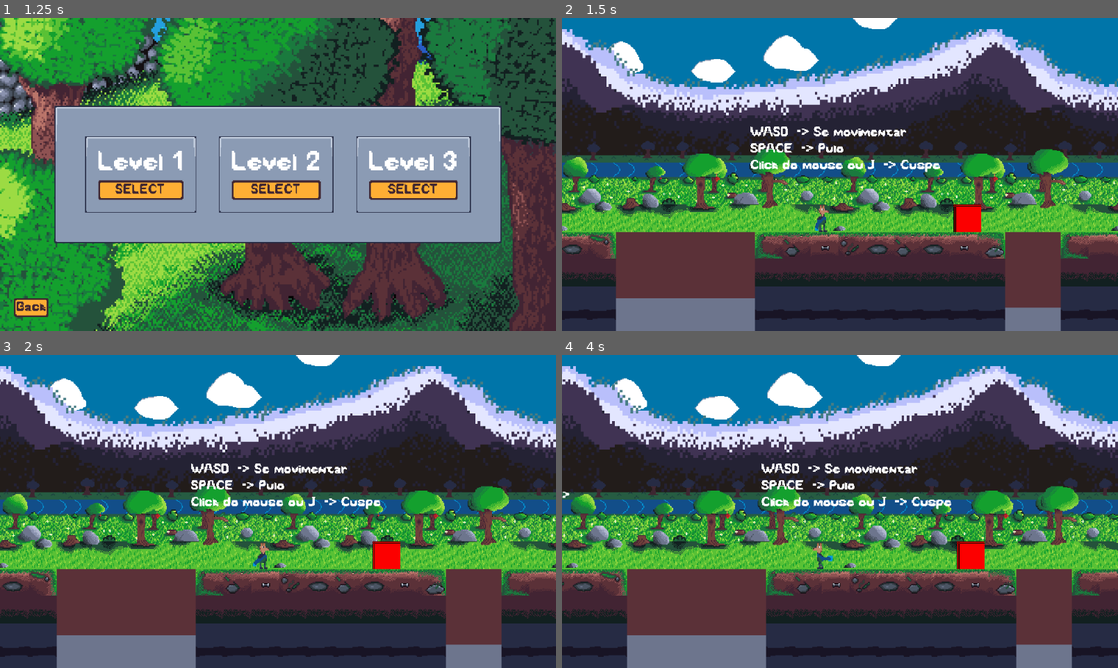
Above: before the commit, frames 1-4 (two rows, left to right).
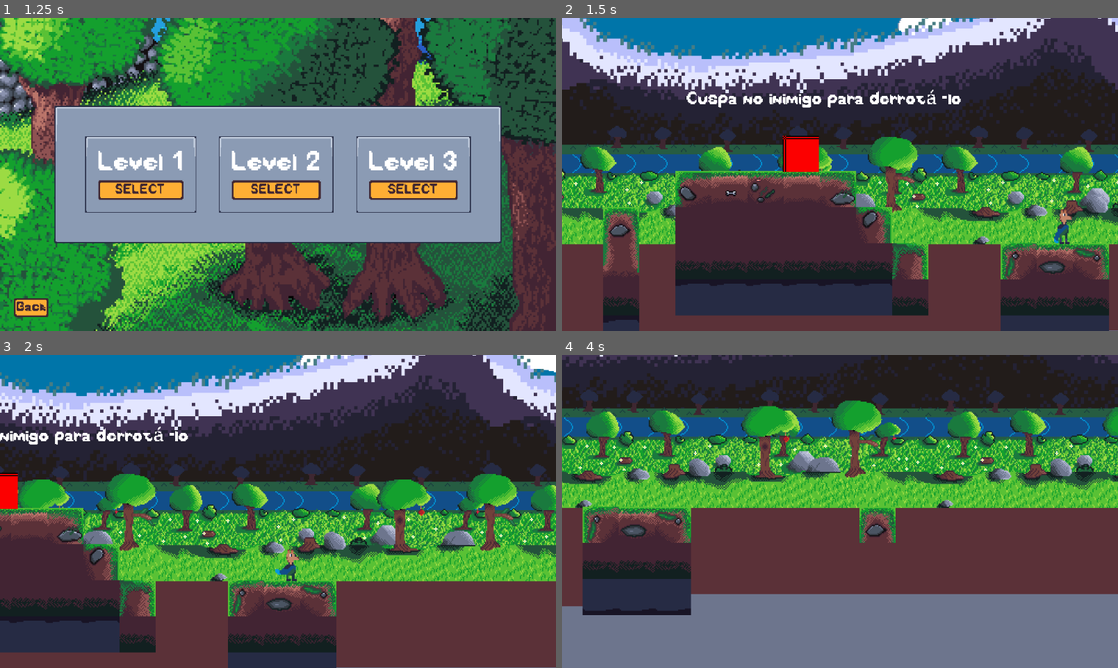
Above: after the commit, the same moments.

Repository: mendri/new_game_plataforma
Game: Godot game, scene res://scenes/ui/main_menu.tscn
Two runs of this game, one before a commit and one after it. Both use one fixed random seed, a clock stepped at 60 frames per second and the inputs below.
Inputs:
- Up to frame 1 (1.25 s): click "Play" at 0.5 s
- Up to frame 2 (1.5 s): click "SELECT" at 1.25 s
- Up to frame 3 (2 s): no input
- Up to frame 4 (4 s): tap Enter (confirm) at 2, 2.1, 3.6 s; hold D (move_right) 2.03-3.53 s; tap Space (jump) at 2.27, 3.02 s; tap J (spit) at 2.85 s; hold A (move_left) from 3.53 s (still down)

Frame 1 is identical in both runs. In frame 2, 75% of the frame differs, in the area x 0-100%, y 0-100%; in frame 3, 76%; in frame 4, 91%.

Commit message:
feat: checkpoints funcionando

Diff:
--- /dev/null
+++ b/study-case-platform/scenes/levels/checkpoint.tscn
@@ -0,0 +1,128 @@
+[gd_scene load_steps=17 format=3 uid="uid://bfe5uos7mdb52"]
+
+[ext_resource type="Script" uid="uid://dm8pwmlnxa7fe" path="res://scripts/checkpoint.gd" id="1_8h1qo"]
+[ext_resource type="Texture2D" uid="uid://dlove3jnny4gf" path="res://assets/sprites/tiles/bandeira.png" id="1_13s36"]
+
+[sub_resource type="AtlasTexture" id="AtlasTexture_13s36"]
+atlas = ExtResource("1_13s36")
+region = Rect2(0, 0, 64, 64)
+
+[sub_resource type="AtlasTexture" id="AtlasTexture_8h1qo"]
+atlas = ExtResource("1_13s36")
+region = Rect2(64, 0, 64, 64)
+
+[sub_resource type="AtlasTexture" id="AtlasTexture_ee7em"]
+atlas = ExtResource("1_13s36")
+region = Rect2(128, 0, 64, 64)
+
+[sub_resource type="AtlasTexture" id="AtlasTexture_llhk2"]
+atlas = ExtResource("1_13s36")
+region = Rect2(192, 0, 64, 64)
+
+[sub_resource type="AtlasTexture" id="AtlasTexture_mcwkm"]
+atlas = ExtResource("1_13s36")
+region = Rect2(256, 0, 64, 64)
+
+[sub_resource type="AtlasTexture" id="AtlasTexture_wcscm"]
+atlas = ExtResource("1_13s36")
+region = Rect2(320, 0, 64, 64)
+
+[sub_resource type="AtlasTexture" id="AtlasTexture_vvld0"]
+atlas = ExtResource("1_13s36")
+region = Rect2(384, 0, 64, 64)
+
+[sub_resource type="AtlasTexture" id="AtlasTexture_wq8np"]
+atlas = ExtResource("1_13s36")
+region = Rect2(448, 0, 64, 64)
+
+[sub_resource type="AtlasTexture" id="AtlasTexture_rybll"]
+atlas = ExtResource("1_13s36")
+region = Rect2(512, 0, 64, 64)
+
+[sub_resource type="AtlasTexture" id="AtlasTexture_wpvtb"]
+atlas = ExtResource("1_13s36")
+region = Rect2(576, 0, 64, 64)
+
+[sub_resource type="AtlasTexture" id="AtlasTexture_ssld5"]
+atlas = ExtResource("1_13s36")
+region = Rect2(0, 0, 64, 64)
+
+[sub_resource type="AtlasTexture" id="AtlasTexture_v3xns"]
+atlas = ExtResource("1_13s36")
+region = Rect2(576, 0, 64, 64)
+
+[sub_resource type="SpriteFrames" id="SpriteFrames_13s36"]
+animations = [{
+"frames": [{
+"duration": 1.0,
+"texture": SubResource("AtlasTexture_13s36")
+}, {
+"duration": 1.0,
+"texture": SubResource("AtlasTexture_8h1qo")
+}, {
+"duration": 1.0,
+"texture": SubResource("AtlasTexture_ee7em")
+}, {
+"duration": 1.0,
+"texture": SubResource("AtlasTexture_llhk2")
+}, {
+"duration": 1.0,
+"texture": SubResource("AtlasTexture_mcwkm")
+}, {
+"duration": 1.0,
+"texture": SubResource("AtlasTexture_wcscm")
+}, {
+"duration": 1.0,
+"texture": SubResource("AtlasTexture_vvld0")
+}, {
+"duration": 1.0,
+"texture": SubResource("AtlasTexture_wq8np")
+}, {
+"duration": 1.0,
+"texture": SubResource("AtlasTexture_rybll")
+}, {
+"duration": 1.0,
+"texture": SubResource("AtlasTexture_wpvtb")
+}],
+"loop": true,
+"name": &"getting_big",
+"speed": 5.0
+}, {
+"frames": [{
+"duration": 1.0,
+"texture": SubResource("AtlasTexture_ssld5")
+}],
+"loop": true,
+"name": &"resting",
+"speed": 5.0
+}, {
+"frames": [{
+"duration": 1.0,
+"texture": SubResource("AtlasTexture_v3xns")
+}],
+"loop": true,
+"name": &"used",
+"speed": 5.0
+}]
+
+[sub_resource type="RectangleShape2D" id="RectangleShape2D_13s36"]
+size = Vector2(64, 217)
+
+[node name="Checkpoint" type="Node2D"]
+script = ExtResource("1_8h1qo")
+
+[node name="AnimatedSprite2D" type="AnimatedSprite2D" parent="."]
+sprite_frames = SubResource("SpriteFrames_13s36")
+animation = &"resting"
+centered = false
+
+[node name="CheckpointArea" type="Area2D" parent="."]
+
+[node name="CollisionShape2D" type="CollisionShape2D" parent="CheckpointArea"]
+position = Vector2(32, -44.5)
+shape = SubResource("RectangleShape2D_13s36")
+
+[node name="RespawnPoint" type="Marker2D" parent="."]
+position = Vector2(41, 40)
+
+[connection signal="body_entered" from="CheckpointArea" to="." method="_on_checkpoint_area_body_entered"]
--- a/study-case-platform/scenes/levels/level_1.tscn
+++ b/study-case-platform/scenes/levels/level_1.tscn
@@ -21,6 +21,7 @@
 [ext_resource type="Texture2D" uid="uid://cw1lyfsu4ttdj" path="res://assets/sprites/tiles/background_frente2_V2.png" id="12_mkypq"]
 [ext_resource type="PackedScene" uid="uid://t76ryoci5wxc" path="res://scenes/goomba.tscn" id="19_v6ha0"]
 [ext_resource type="PackedScene" uid="uid://t4a2leyxwkjm" path="res://scenes/components/win_trigger_component.tscn" id="20_gmpev"]
+[ext_resource type="PackedScene" uid="uid://bfe5uos7mdb52" path="res://scenes/levels/checkpoint.tscn" id="22_ndtll"]
 
 [sub_resource type="AtlasTexture" id="AtlasTexture_bahl2"]
 atlas = ExtResource("3_bahl2")
@@ -710,6 +711,7 @@
 [node name="CustomCamera" parent="." index="8" node_paths=PackedStringArray("node_to_follow") instance=ExtResource("6_sk5k4")]
 unique_name_in_owner = true
 position = Vector2(199, 214)
+zoom = Vector2(1.3, 1.3)
 node_to_follow = NodePath("../Player")
 
 [node name="Goomba" parent="." index="9" node_paths=PackedStringArray("player") instance=ExtResource("19_v6ha0")]
@@ -719,7 +721,7 @@
 
 [node name="PitFallDeathArea2" parent="." index="10" instance=ExtResource("8_s8va5")]
 position = Vector2(2229, 319)
-scale = Vector2(36.5551, 0.0907186)
+scale = Vector2(187.155, 0.464462)
 
 [node name="PitFallDeathArea" parent="." index="11" instance=ExtResource("8_s8va5")]
 position = Vector2(1281, 355)
@@ -733,7 +735,7 @@
 parameters/looping = true
 
 [node name="Player" parent="." index="13"]
-position = Vector2(171, 209)
+position = Vector2(1941, 205)
 
 [node name="WindVfx" parent="." index="14" node_paths=PackedStringArray("node_to_follow") instance=ExtResource("3_nsrm0")]
 position = Vector2(843, 319)
@@ -788,3 +790,9 @@
 [node name="Goomba2" parent="." index="22" node_paths=PackedStringArray("player") instance=ExtResource("19_v6ha0")]
 position = Vector2(324, 191)
 player = NodePath("../Player")
+
+[node name="Checkpoint1" parent="." index="23" instance=ExtResource("22_ndtll")]
+position = Vector2(2652, 159)
+
+[node name="Checkpoint2" parent="." index="24" instance=ExtResource("22_ndtll")]
+position = Vector2(3433, 95)
--- /dev/null
+++ b/study-case-platform/scripts/checkpoint.gd
@@ -0,0 +1,9 @@
+extends Node2D
+
+@onready var checkpoint_area: Area2D = $CheckpointArea
+
+func _on_checkpoint_area_body_entered(body:Node2D) -> void:
+	if body.is_in_group("player"):
+		print("Entrou")
+		print(position)
+		body.set_checkpoint_position(position)
--- a/study-case-platform/scripts/player.gd
+++ b/study-case-platform/scripts/player.gd
@@ -14,6 +14,7 @@
 @onready var animation_player: AnimationPlayer = $AnimationPlayer
 @onready var sprite: Sprite2D = $Sprite2D
 
+var checkpoint_position: Vector2 = Vector2.ZERO
 var is_dead = false
 var can_spit = false
 var can_jump_spit = false
@@ -113,6 +114,14 @@
 	get_parent().add_child(spit)
 
 func _on_pit_fall_death():
+	if checkpoint_position != Vector2.ZERO:
+		%CustomCamera.node_to_follow = null
+		await get_tree().create_timer(0.3).timeout
+		position = checkpoint_position
+		%CustomCamera.position = position
+		%CustomCamera.node_to_follow = self
+		return
+
 	can_jump_spit = false
 	jump_spit_timer.stop()
 
@@ -124,6 +133,11 @@
 
 
 func take_damage(_damage: int) -> void:
+	if checkpoint_position != Vector2.ZERO:
+		await get_tree().create_timer(0.3).timeout
+		position = checkpoint_position
+		return
+
 	is_dead = true
 	animation_player.play("death")
 	velocity = Vector2.ZERO
@@ -133,3 +147,6 @@
 		await get_tree().process_frame
 	await get_tree().create_timer(0.7).timeout
 	get_tree().reload_current_scene()
+
+func set_checkpoint_position(checkpoint_pos: Vector2) -> void:
+	checkpoint_position = checkpoint_pos
--- a/study-case-platform/scripts/random_audio_stream_player_component.gd
+++ b/study-case-platform/scripts/random_audio_stream_player_component.gd
@@ -17,3 +17,7 @@
 
     stream = streams.pick_random()
     play()
+
+func stop_if_playing():
+    if is_playing():
+        stop()
Not shown: 1 places in study-case-platform/scenes/levels/level_1.tscn that only renumber resources
Not shown, added: study-case-platform/scripts/checkpoint.gd.uid
